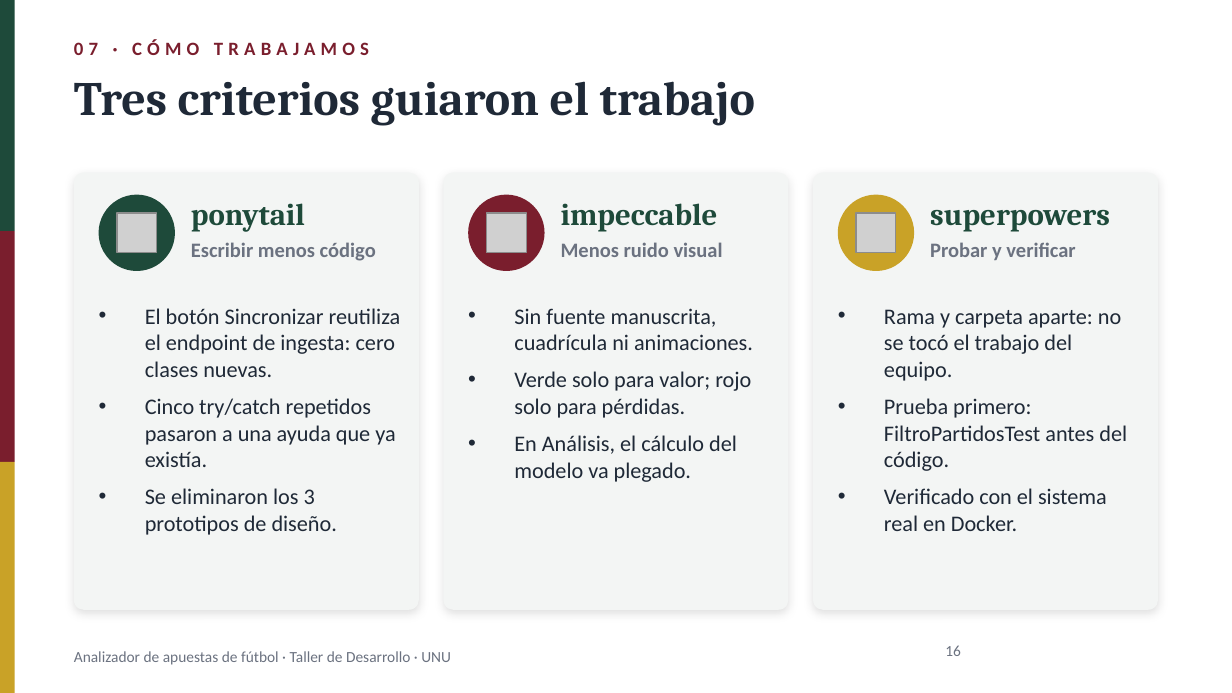
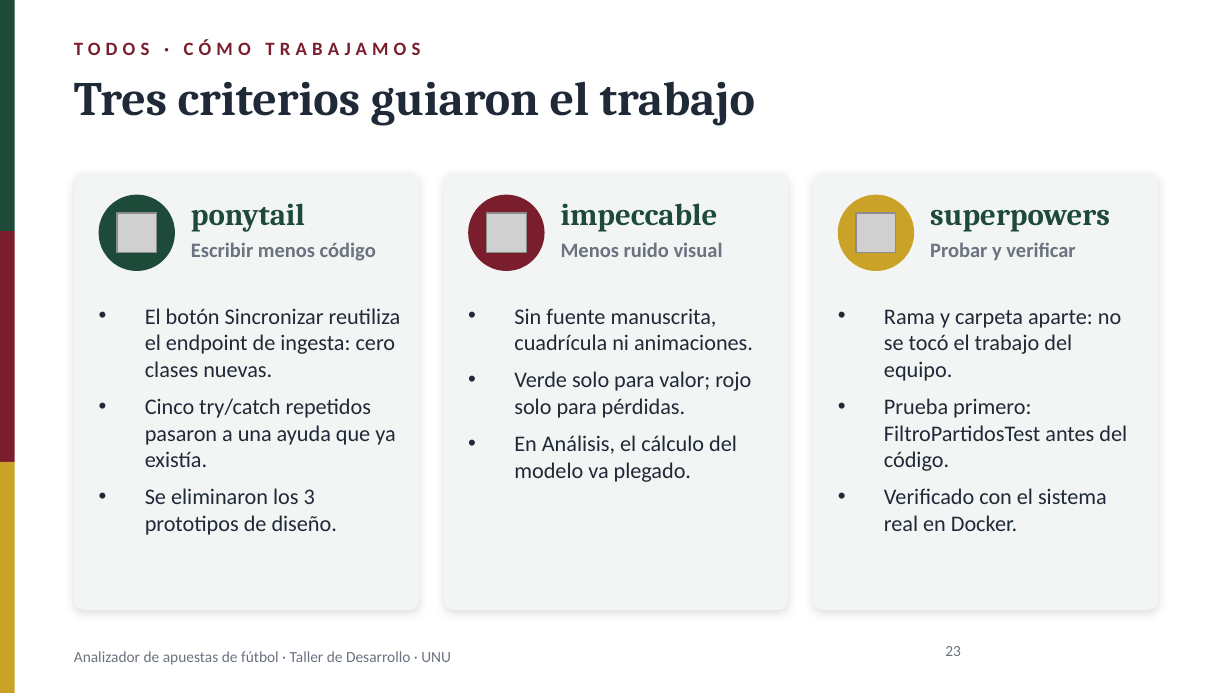
Before and after one commit to Renindstone/app-apuestas-universidad, a slide deck: slide 23 of docs/PresentacionApuestas_2nov2026.pptx (slide 16 before the commit). Drawn at 1232x693 pixels with LibreOffice and Linux fonts; fonts in the diff are those of the drawing; grey boxes stand for pictures; background and template pictures are left out. Boxes give left, top, right and bottom in pixels: in the first picture for what was removed or moved away, otherwise in the second. Text is boxed around its words. In the diff, an @@ line names an element or a change of style, - is before the commit and + after.

```diff
--- a/docs/PresentacionApuestas_2nov2026.pptx
+++ b/docs/PresentacionApuestas_2nov2026.pptx
@@ text at bbox=[74, 40, 420, 55]: text changed @@
-07 · CÓMO TRABAJAMOS
+TODOS · CÓMO TRABAJAMOS
@@ page number at bbox=[945, 646, 961, 656]: text changed @@
-16
+23
```
Also in this commit, not shown: 15 other slides changed, 8 slides added, 1 slide removed, 3 other files.
